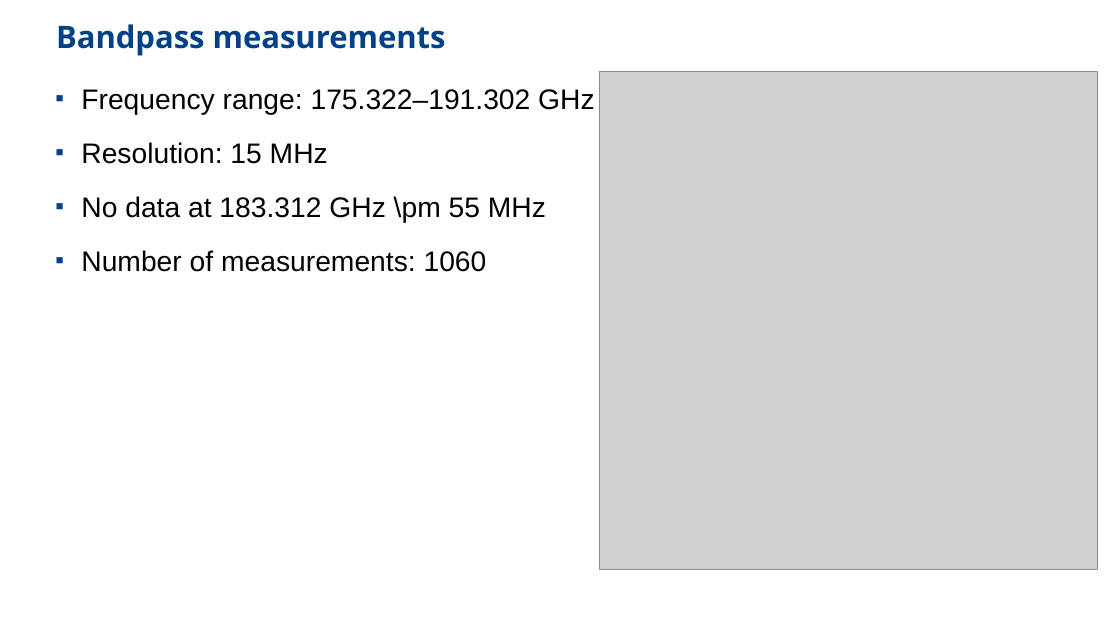
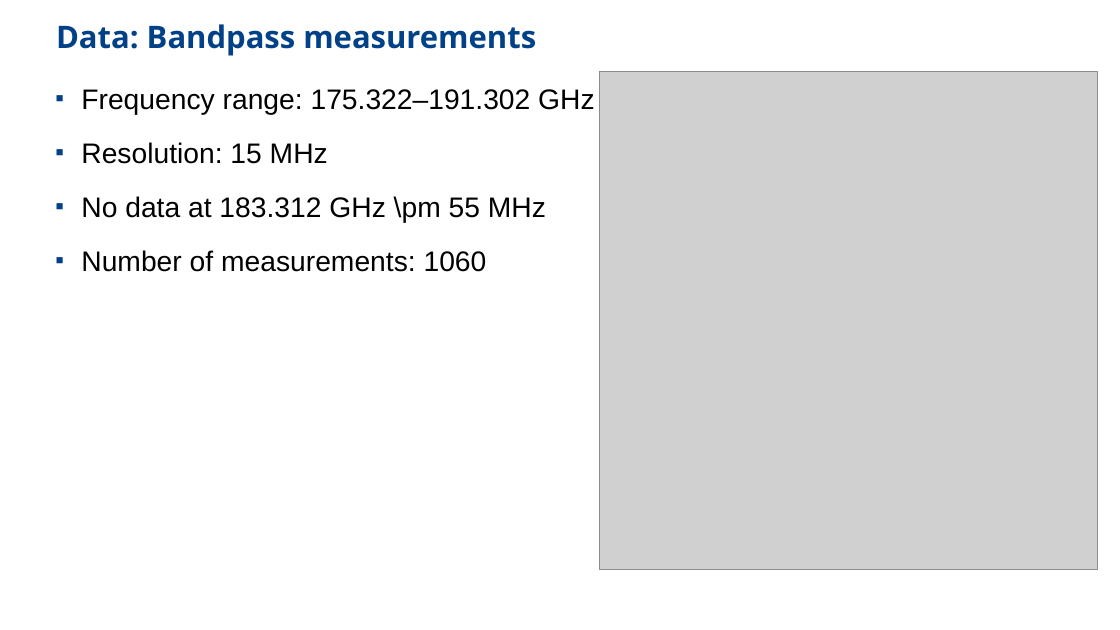
Before and after one commit to nrisse/mwi-srf183, a slide deck: slide 4 of bandpass_presentation.odp. Drawn at 1120x630 pixels with LibreOffice and Linux fonts; fonts in the diff are those of the drawing; grey boxes stand for pictures. Boxes give left, top, right and bottom in pixels: in the first picture for what was removed or moved away, otherwise in the second. Text is boxed around its words. In the diff, an @@ line names an element or a change of style, - is before the commit and + after.

```diff
--- a/bandpass_presentation.odp
+++ b/bandpass_presentation.odp
@@ title at (56,24,536,56): text changed @@
-Bandpass measurements
+Data: Bandpass measurements
```
Also in this commit, not shown: 15 slides added, 1 slide removed, 6 other files.
